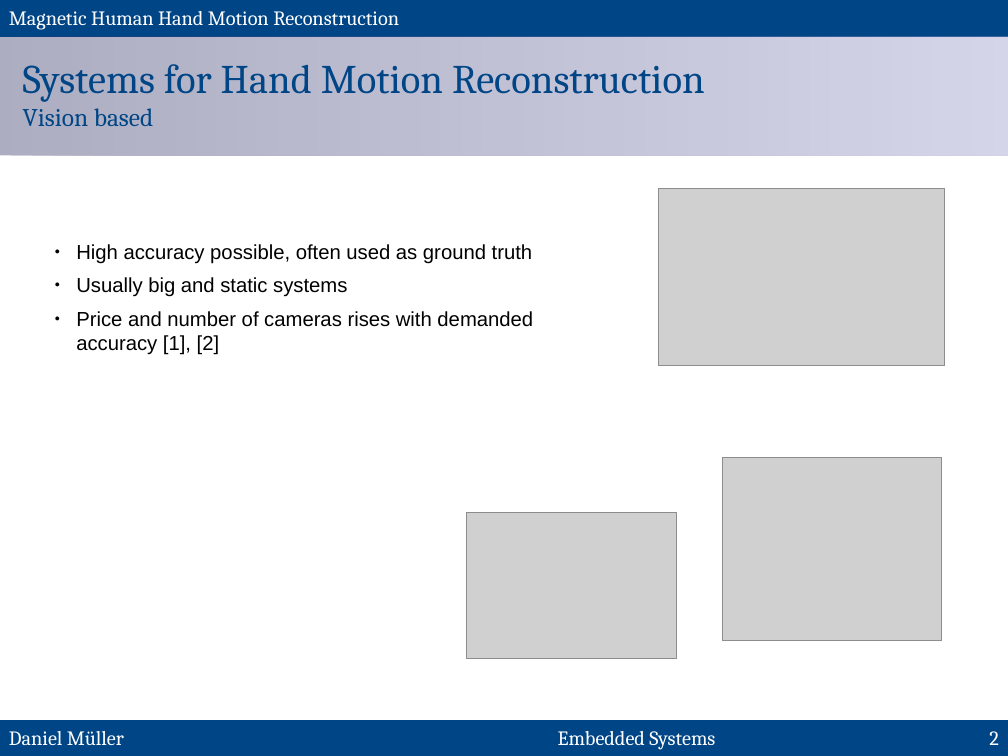
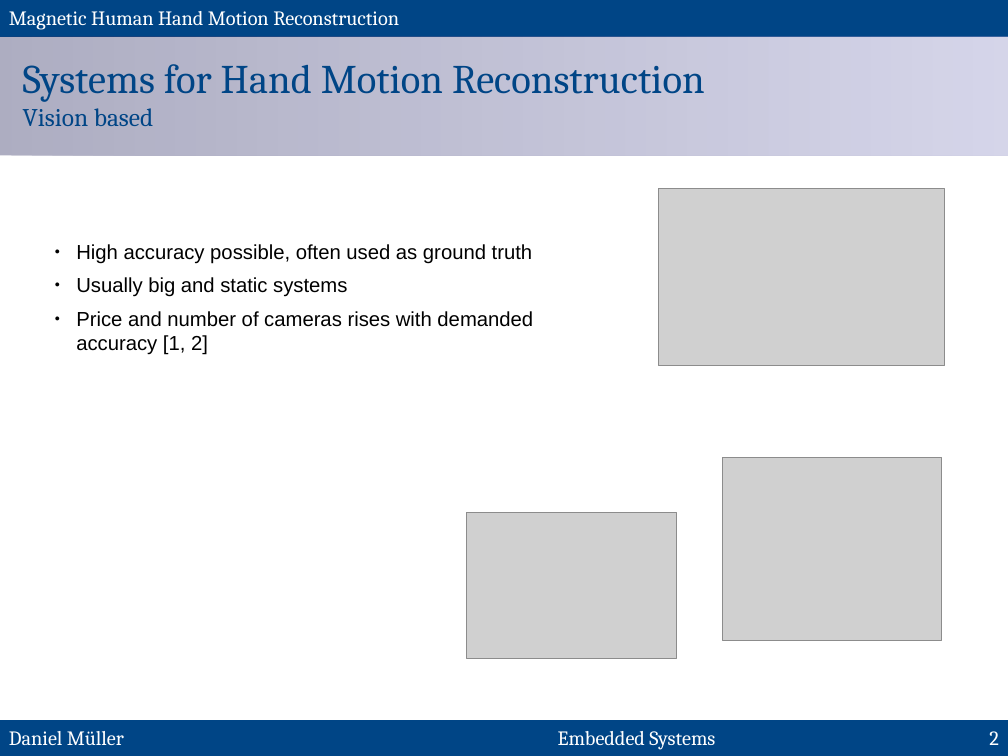
Before and after one commit to MuellerDaniel/SensGlove, a slide deck: slide 2 of praes/preasi.odp. Drawn at 1008x756 pixels with LibreOffice and Linux fonts; fonts in the diff are those of the drawing; grey boxes stand for pictures. Boxes give left, top, right and bottom in pixels: in the first picture for what was removed or moved away, otherwise in the second. Text is boxed around its words. In the diff, an @@ line names an element or a change of style, - is before the commit and + after.

```diff
--- a/praes/preasi.odp
+++ b/praes/preasi.odp
@@ text at [76,311,533,355]: text changed @@
-● Price and number of cameras rises with demanded accuracy [1], [2]
+● Price and number of cameras rises with demanded accuracy [1, 2]
```
Also in this commit, not shown: 15 other slides changed.
